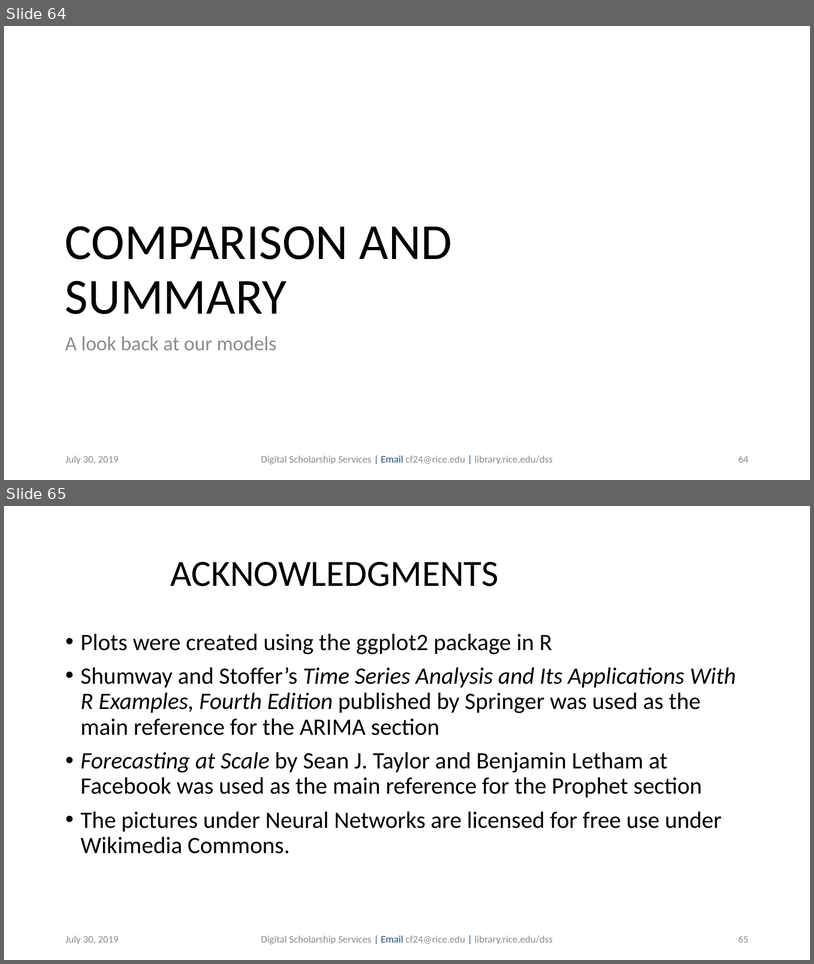
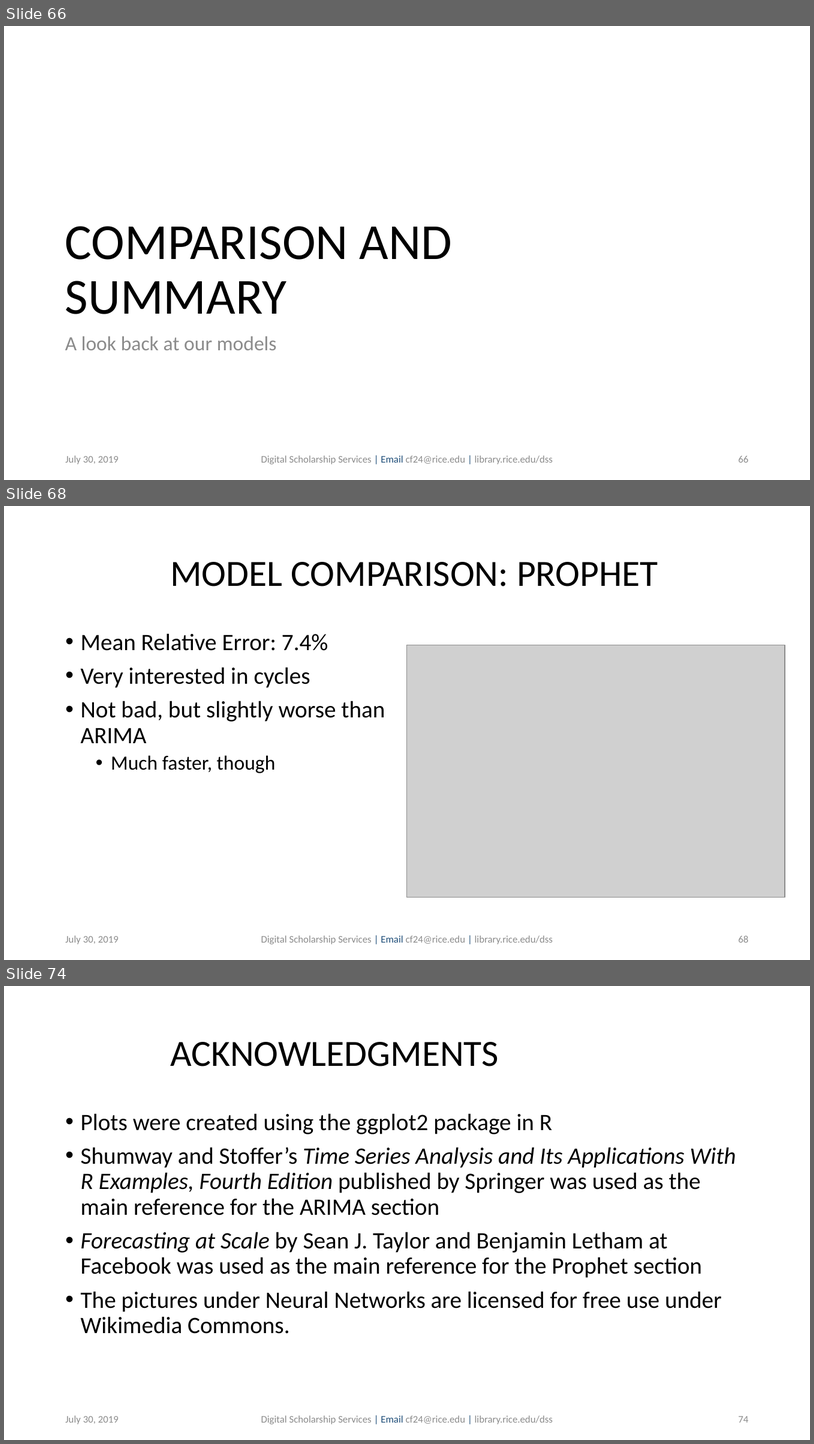
Before and after one commit to bakitybacon/rice-data-and-donuts, a slide deck: tsa/Introduction to Time Series Analysis.pptx. Shown one above the other, each under a label of ours: slides 64 and 65 before the commit, slides 66, 68 and 74 after it; the slides between them are not shown. The pictures are 814x964 and 814x1444 pixels, drawn with LibreOffice and Linux fonts; fonts in the diff are those of the drawing; grey boxes stand for pictures; background and template pictures are left out. Boxes give left, top, right and bottom in pixels: in the first picture for what was removed or moved away, otherwise in the second. Text is boxed around its words. In the diff, an @@ line names an element or a change of style, - is before the commit and + after.

Commit message:
model comparisons and stuff

```diff
--- a/tsa/Introduction to Time Series Analysis.pptx
+++ b/tsa/Introduction to Time Series Analysis.pptx
@@ slide 68 added at (x1=4, y1=506, x2=810, y2=960), background #FFFFFF @@
@@ title added at (x1=170, y1=562, x2=659, y2=586), 44 pt, text #000000 @@
+MODEL COMPARISON: PROPHET
@@ text added at (x1=81, y1=633, x2=385, y2=773), 28 pt, text #000000 @@
+• Mean Relative Error: 7.4%
+• Very interested in cycles
+• Not bad, but slightly worse than ARIMA
+  • Much faster, though
@@ picture added at (x1=408, y1=645, x2=786, y2=897) @@
@@ text added at (x1=65, y1=935, x2=119, y2=944), 12 pt, text #8C8C8C @@
+July 30, 2019
@@ text added at (x1=261, y1=935, x2=553, y2=944), 12 pt, text #8C8C8C @@
+Digital Scholarship Services | Email cf24@rice.edu | library.rice.edu/dss
@@ page number added at (x1=738, y1=935, x2=749, y2=942), 12 pt, text #8C8C8C @@
+68
@@ what was slide 64 is now slide 66 @@
@@ page number at (x1=738, y1=456, x2=749, y2=462): text changed @@
-64
+66
@@ what was slide 65 is now slide 74 @@
@@ page number at (x1=738, y1=1416, x2=749, y2=1422): text changed @@
-65
+74
```
Also in this commit, not shown: 8 slides changed, 8 other slides added.
